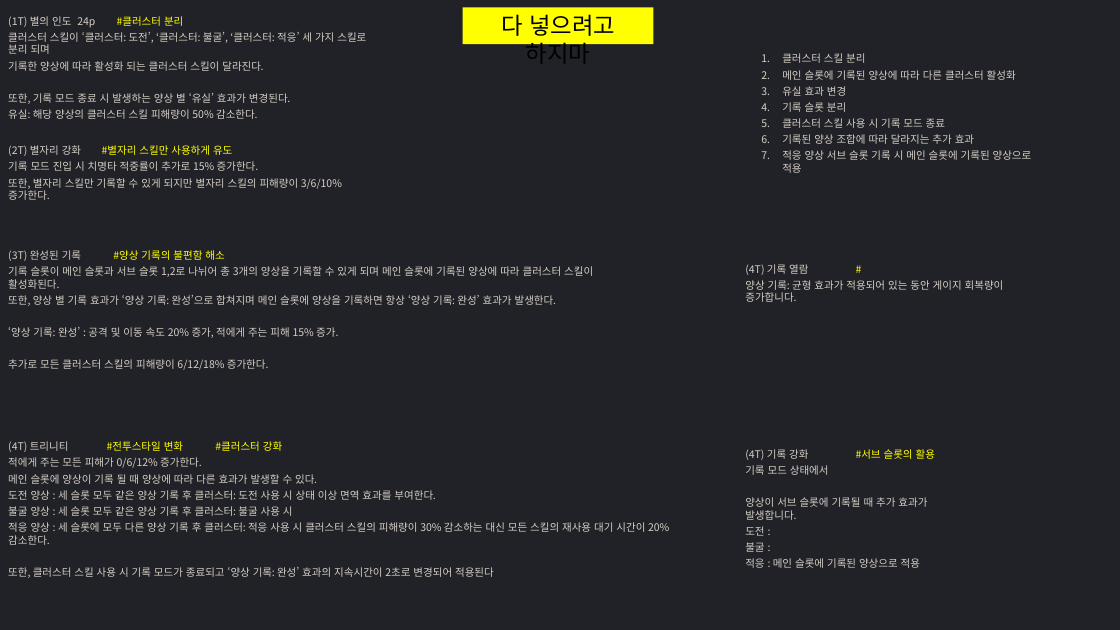
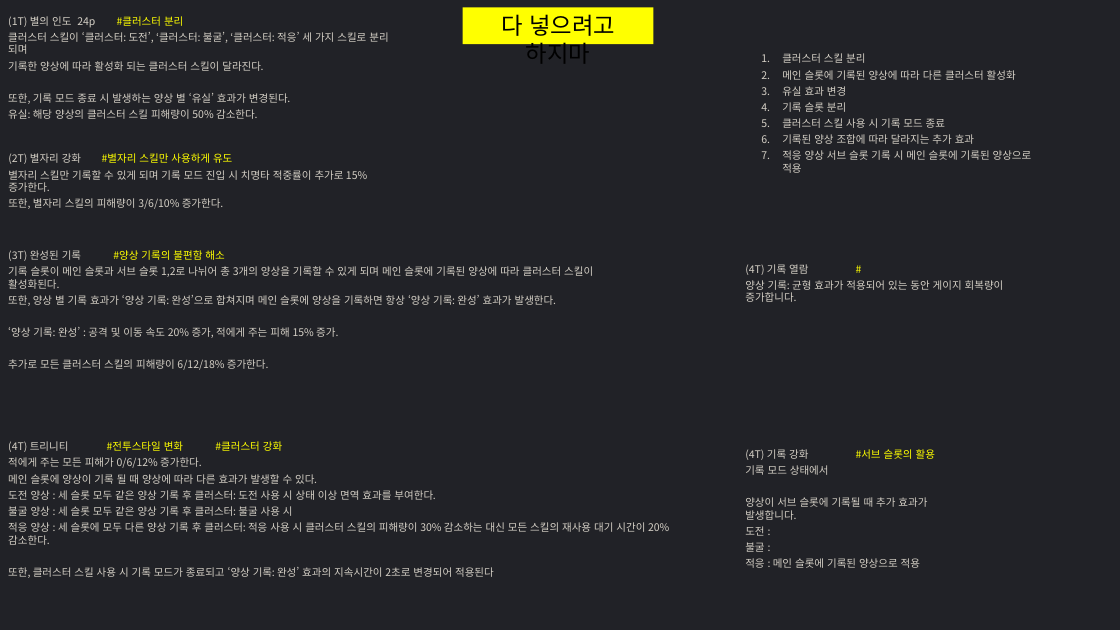
Before and after one commit to hjs0913/GameDesign, a slide deck: slide 7 of 로스트아크/아스트로맨서(Astromancer)_현자/아이디어정리.pptx. Drawn at 1120x630 pixels with LibreOffice and Linux fonts; fonts in the diff are those of the drawing. Boxes give left, top, right and bottom in pixels: in the first picture for what was removed or moved away, otherwise in the second. Text is boxed around its words. In the diff, an @@ line names an element or a change of style, - is before the commit and + after.

Commit message:
깨달음 양식

```diff
--- a/로스트아크/아스트로맨서(Astromancer)_현자/아이디어정리.pptx
+++ b/로스트아크/아스트로맨서(Astromancer)_현자/아이디어정리.pptx
@@ text "(1T) 별의 인도 24p #클러스터 ..." rewrapped from (8,16,366,119) to (8,16,388,119) @@
@@ text "(2T) 별자리 강화 #별자리 스킬만 ...": place and size @@
-text "(2T) 별자리 강화 #별자리 스킬만 ..." at (8,145,342,200)
+text "(2T) 별자리 강화 #별자리 스킬만 ..." at (8,153,367,209)
@@ text at (8,170,367,209): text changed @@
-기록 모드 진입 시 치명타 적중률이 추가로 15% 증가한다.
-또한, 별자리 스킬만 기록할 수 있게 되지만 별자리 스킬의 피해량이 3/6/10% 증가한다.
+별자리 스킬만 기록할 수 있게 되며 기록 모드 진입 시 치명타 적중률이 추가로 15% 증가한다.
+또한, 별자리 스킬의 피해량이 3/6/10% 증가한다.
```
